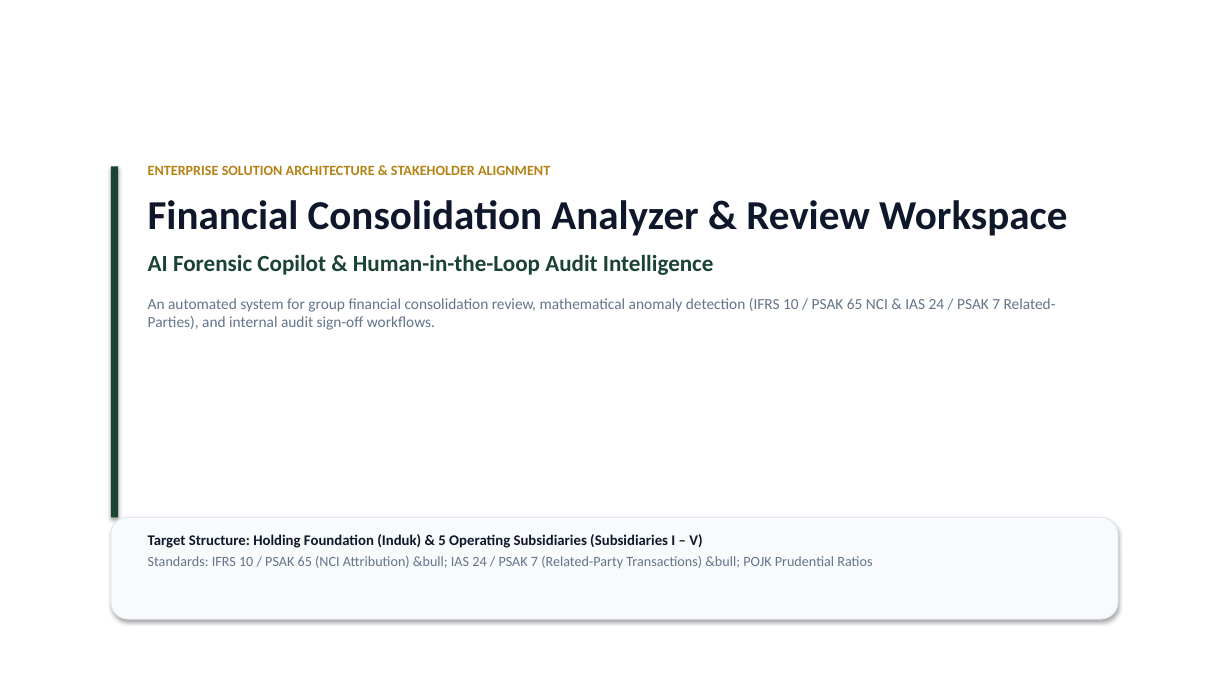
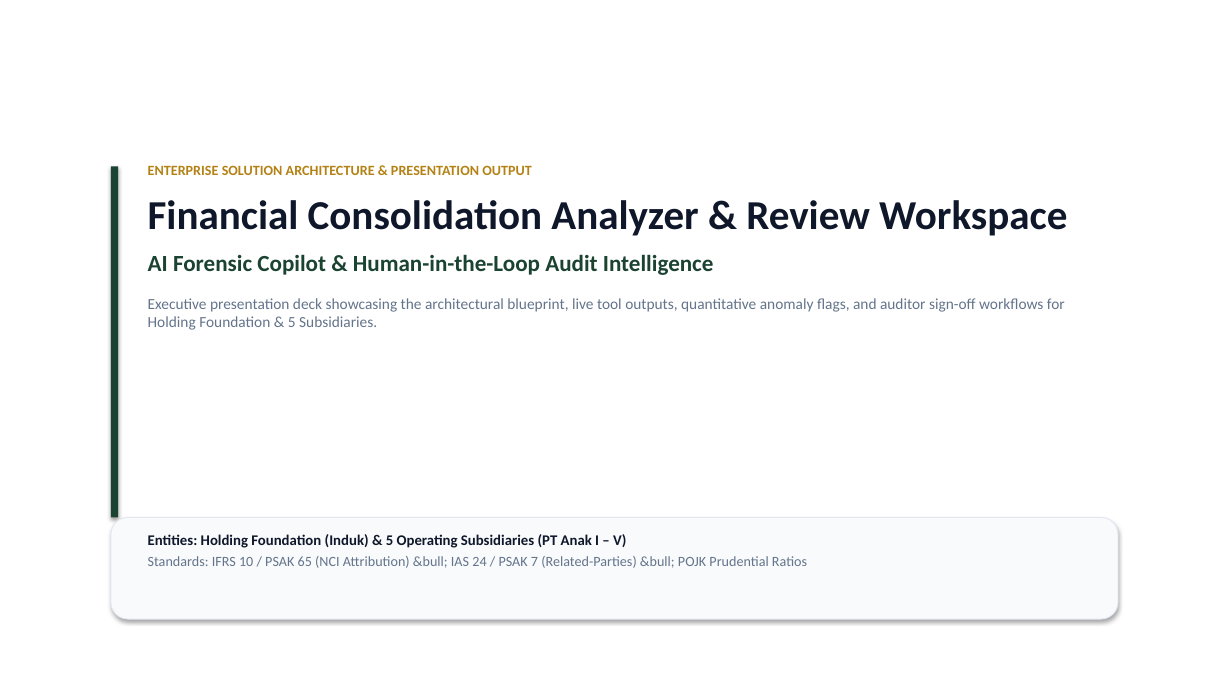
Before and after one commit to farahqoonitaa/poc-for-ai-agent, a slide deck: slide 1 of Konsolidasi_Analyzer_Solution_Architecture.pptx. Drawn at 1232x693 pixels with LibreOffice and Linux fonts; fonts in the diff are those of the drawing. Boxes give left, top, right and bottom in pixels: in the first picture for what was removed or moved away, otherwise in the second. Text is boxed around its words. In the diff, an @@ line names an element or a change of style, - is before the commit and + after.

Commit message:
feat: Add live tool output and dashboard findings slides to PPTX

```diff
--- a/Konsolidasi_Analyzer_Solution_Architecture.pptx
+++ b/Konsolidasi_Analyzer_Solution_Architecture.pptx
@@ text at (x1=148, y1=165, x2=532, y2=175): text changed @@
-ENTERPRISE SOLUTION ARCHITECTURE & STAKEHOLDER ALIGNMENT
+ENTERPRISE SOLUTION ARCHITECTURE & PRESENTATION OUTPUT
@@ text at (x1=148, y1=298, x2=1065, y2=330): text changed @@
-An automated system for group financial consolidation review, mathematical anomaly detection (IFRS 10 / PSAK 65 NCI & IAS 24 / PSAK 7 Related-Parties), and internal audit sign-off workflows.
+Executive presentation deck showcasing the architectural blueprint, live tool outputs, quantitative anomaly flags, and auditor sign-off workflows for Holding Foundation & 5 Subsidiaries.
@@ text at (x1=148, y1=534, x2=807, y2=568): text changed @@
-Target Structure: Holding Foundation (Induk) & 5 Operating Subsidiaries (Subsidiaries I – V)
-Standards: IFRS 10 / PSAK 65 (NCI Attribution) &bull; IAS 24 / PSAK 7 (Related-Party Transactions) &bull; POJK Prudential Ratios
+Entities: Holding Foundation (Induk) & 5 Operating Subsidiaries (PT Anak I – V)
+Standards: IFRS 10 / PSAK 65 (NCI Attribution) &bull; IAS 24 / PSAK 7 (Related-Parties) &bull; POJK Prudential Ratios
```
Also in this commit, not shown: 2 other slides changed, 2 slides added, 1 slide removed, 1 other file.
